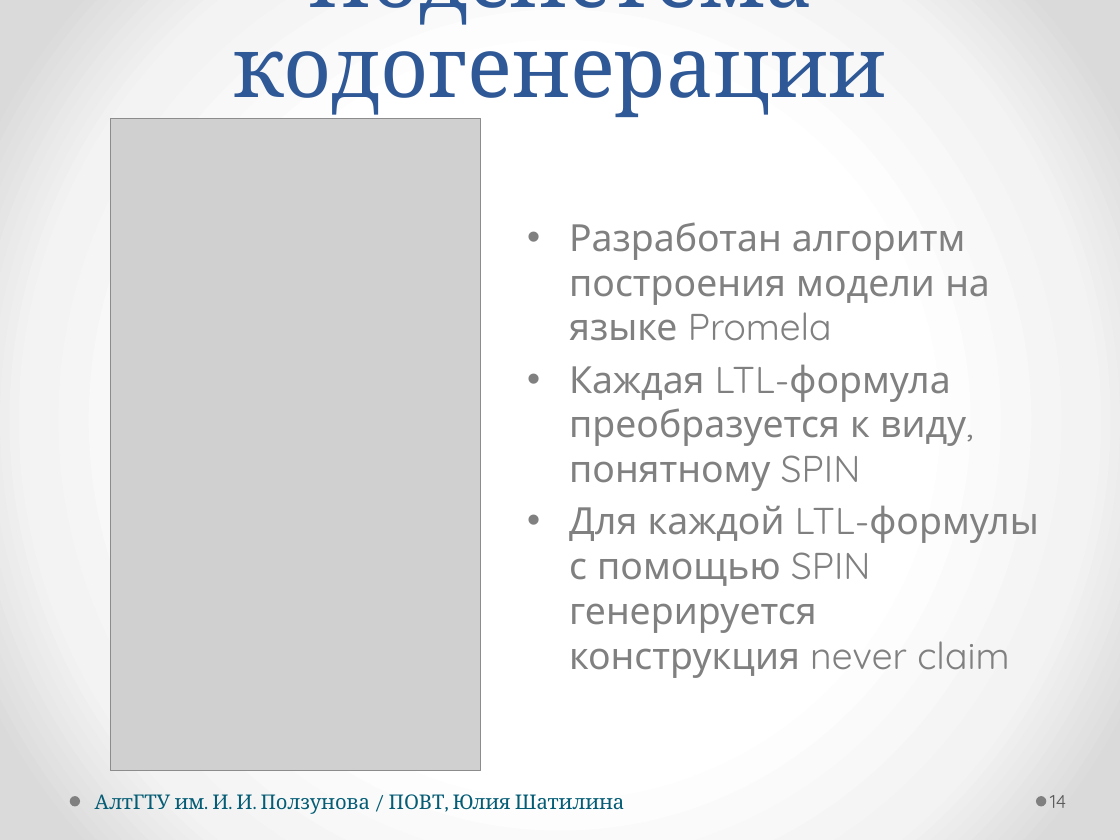
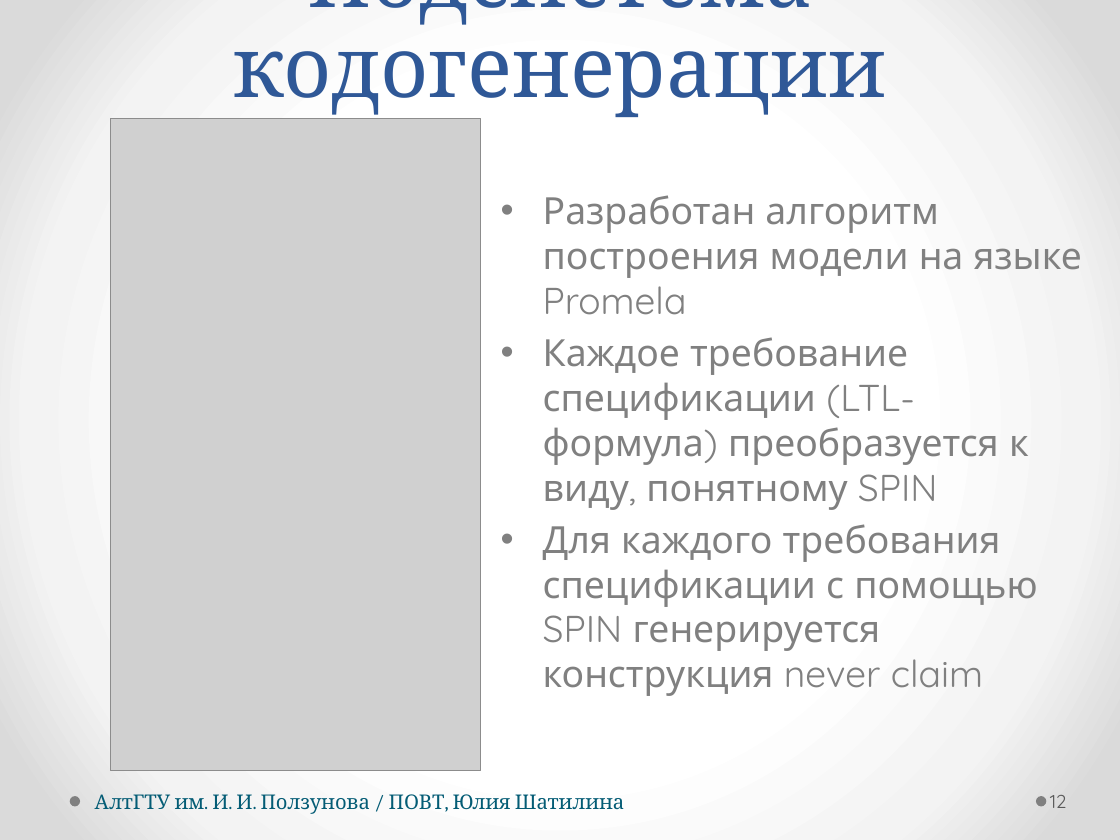
Before and after one commit to hisohito/proto-doc, a slide deck: slide 12 of shatilina.pptx (slide 14 before the commit). Drawn at 1120x840 pixels with LibreOffice and Linux fonts; fonts in the diff are those of the drawing; grey boxes stand for pictures. Boxes give left, top, right and bottom in pixels: in the first picture for what was removed or moved away, otherwise in the second. Text is boxed around its words. In the diff, an @@ line names an element or a change of style, - is before the commit and + after.

```diff
--- a/shatilina.pptx
+++ b/shatilina.pptx
@@ text "Разработан алгоритм построения модели на ...": place and size @@
-text "Разработан алгоритм построения модели на ..." at <box>569,222,1038,678</box>
+text "Разработан алгоритм построения модели на ..." at <box>543,195,1082,696</box>
@@ text at <box>543,337,1038,696</box>: text changed @@
-• Каждая LTL-формула преобразуется к виду, понятному SPIN
-• Для каждой LTL-формулы с помощью SPIN генерируется конструкция never claim
+• Каждое требование спецификации (LTL-формула) преобразуется к виду, понятному SPIN
+• Для каждого требования спецификации с помощью SPIN генерируется конструкция never claim
@@ page number at <box>1050,795,1067,808</box>: text changed @@
-14
+12
```
Also in this commit, not shown: 5 other slides changed, 2 slides removed, 2 other files.
